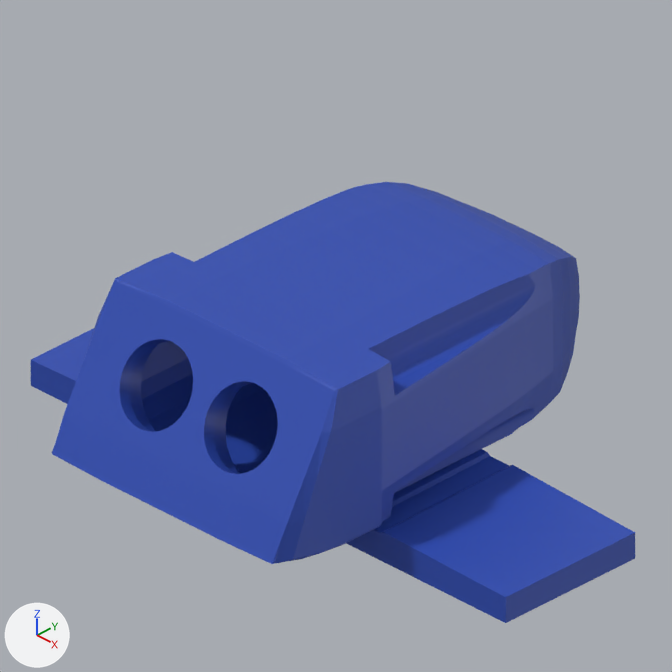
A saved change to the Blender file Velocity/Heterodyne/CAD/Small Transducer/VelocitySmall.blend.
Both versions are drawn from the file's camera 'Camera'. Arrows for +X, +Y and +Z are at lower left; the lights stay in place.

The scene before the commit, as lines of its bpy script (objects in view):
```python
ob_case = bpy.data.objects.new('Case', me_cube_005)
ob_case.location = (0.0, 0.0, 0.0)
ob_case.scale = (2.0, 1.0, 1.0)
ob_caseback = bpy.data.objects.new('CaseBack', me_cube_007)
ob_caseback.location = (0.0, 0.0, 0.0)
ob_caseback.scale = (2.0, 1.0, 1.0)
ob_screw_bool = bpy.data.objects.new('Screw Bool', me_cube_012)
ob_screw_bool.location = (24.5, 35.0, 9.5)
ob_screw_bool.scale = (4.0, 4.0, 4.0)
```
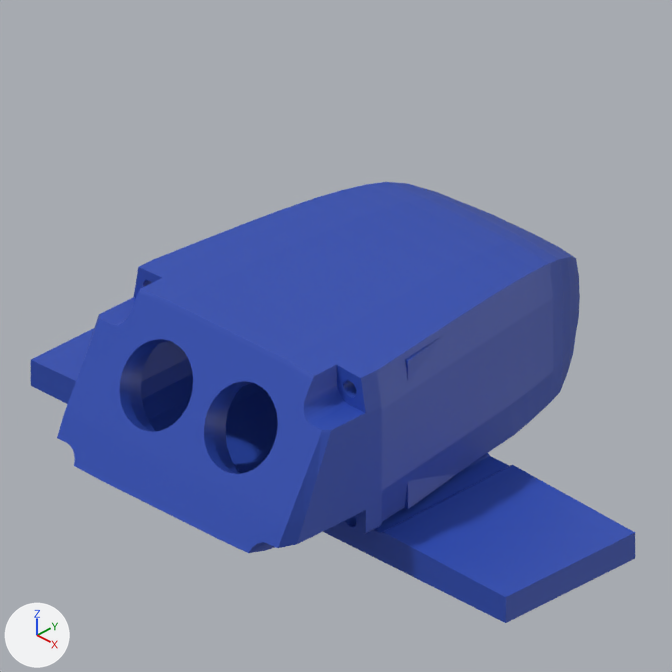
Commit message: added velocity case updates

ob_screw_bool is not drawn itself; it is used by a modifier of ob_case, ob_caseback.

Pixel boxes (x1, y1, x2, y2) of what changed, in the pictures (672 x 672 px; the box of a moved part takes in the faces that stretch with it):
'CaseBack', mesh moved, reshaped: (31, 182, 635, 623) in both
'Case', mesh moved, reshaped: before (52, 259, 382, 564); after (57, 259, 382, 553)
part 1 of me_cube_012, moved or reshaped: before (369, 275, 536, 493); after (71, 267, 366, 553)

Edits to the bpy script that builds the scene:
```text
Change me_cube_012:
    where me_cube_012.from_pydata(...)  # 368 vertices, 236 faces; spans x -12.25..0.0, y -10.0..0.75, z -8.25..-0.5
    used by ob_screw_bool; location = (24.5, 35.0, 9.5); scale = (4.0, 4.0, 4.0)
    me_cube_012 part 1: the whole mesh is moved by (0.0, 16.5, 0.0)
Change ob_screw_bool:
    ob_screw_bool.scale: (4.0, 4.0, 4.0) -> (4.0, -4.0, 4.0)
```
